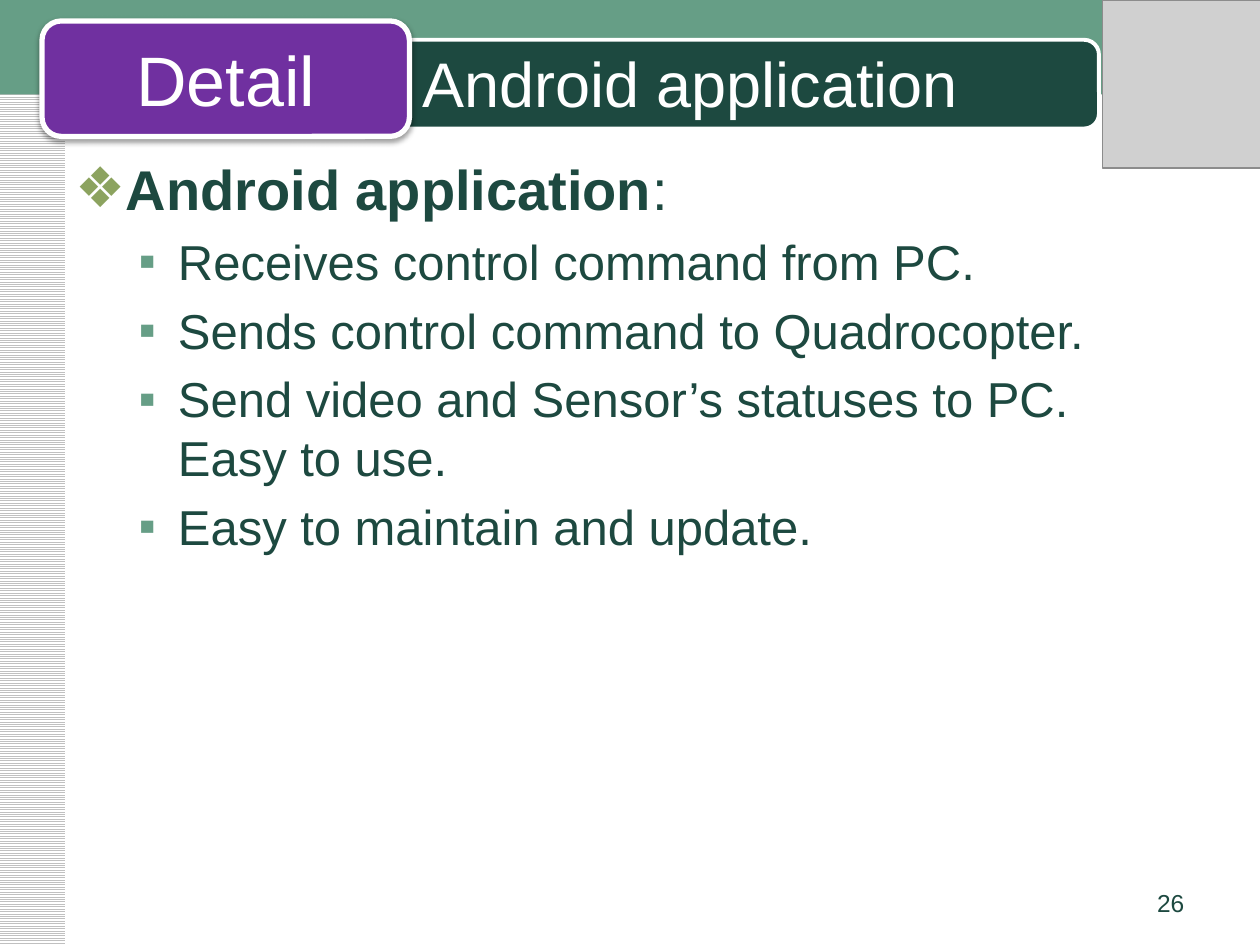
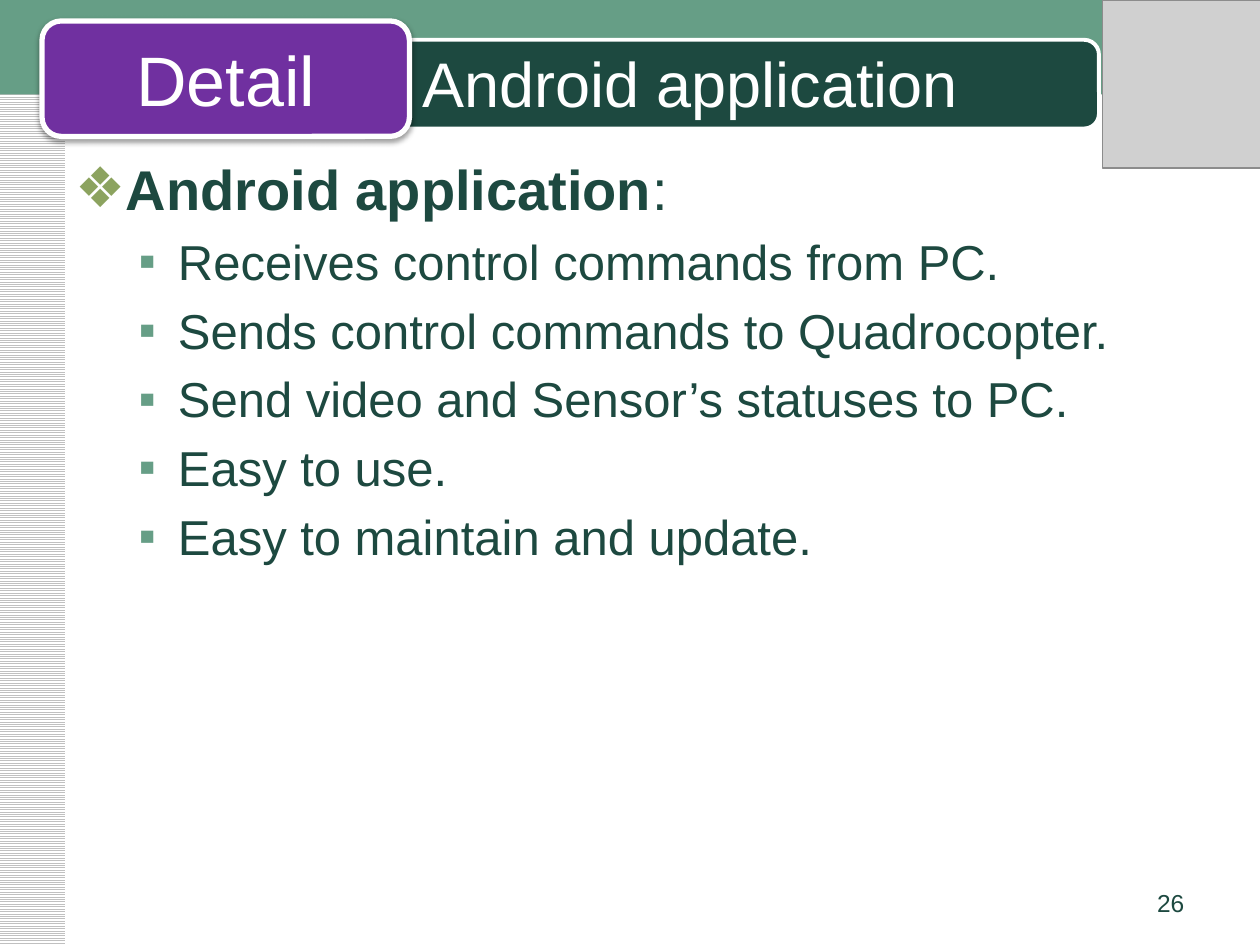
Before and after one commit to phong1990/fufo-innovation, a slide deck: slide 26 of Document/03.Requirement/FUFO_Scope_pptx.pptx. Drawn at 1260x945 pixels with LibreOffice and Linux fonts; fonts in the diff are those of the drawing; grey boxes stand for pictures. Boxes give left, top, right and bottom in pixels: in the first picture for what was removed or moved away, otherwise in the second. Text is boxed around its words. In the diff, an @@ line names an element or a change of style, - is before the commit and + after.

```diff
--- a/Document/03.Requirement/FUFO_Scope_pptx.pptx
+++ b/Document/03.Requirement/FUFO_Scope_pptx.pptx
@@ text at (178,244,1108,496): text changed @@
-  ▪ Receives control command from PC.
-  ▪ Sends control command to Quadrocopter.
-  ▪ Send video and Sensor’s statuses to PC. Easy to use.
+  ▪ Receives control commands from PC.
+  ▪ Sends control commands to Quadrocopter.
+  ▪ Send video and Sensor’s statuses to PC.
+  ▪ Easy to use.
```
Also in this commit, not shown: 8 other slides changed, 1 other file.
